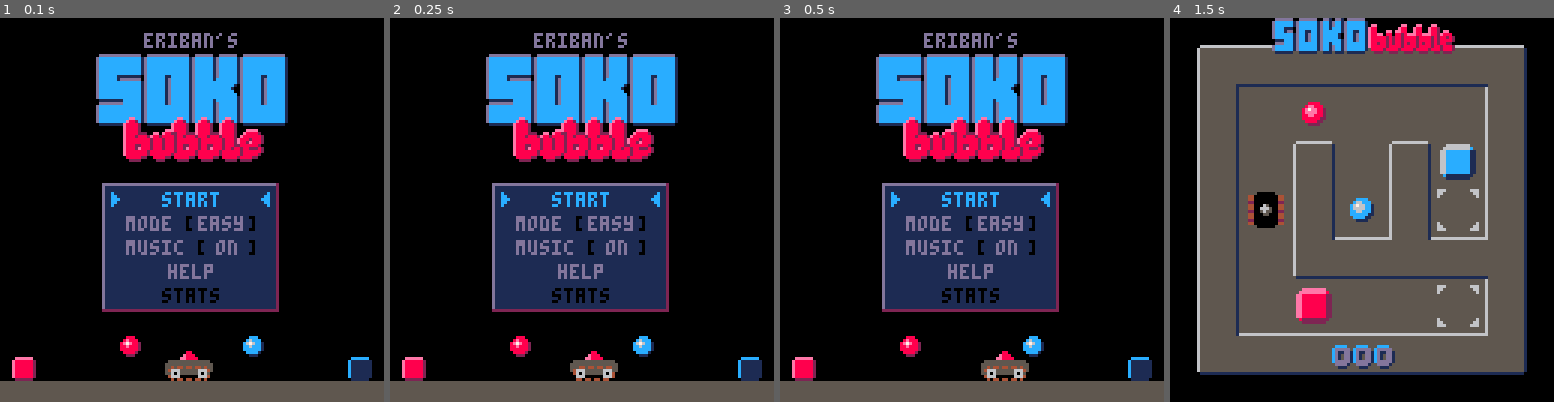
Above: before the commit, frames 1-4 (left to right).
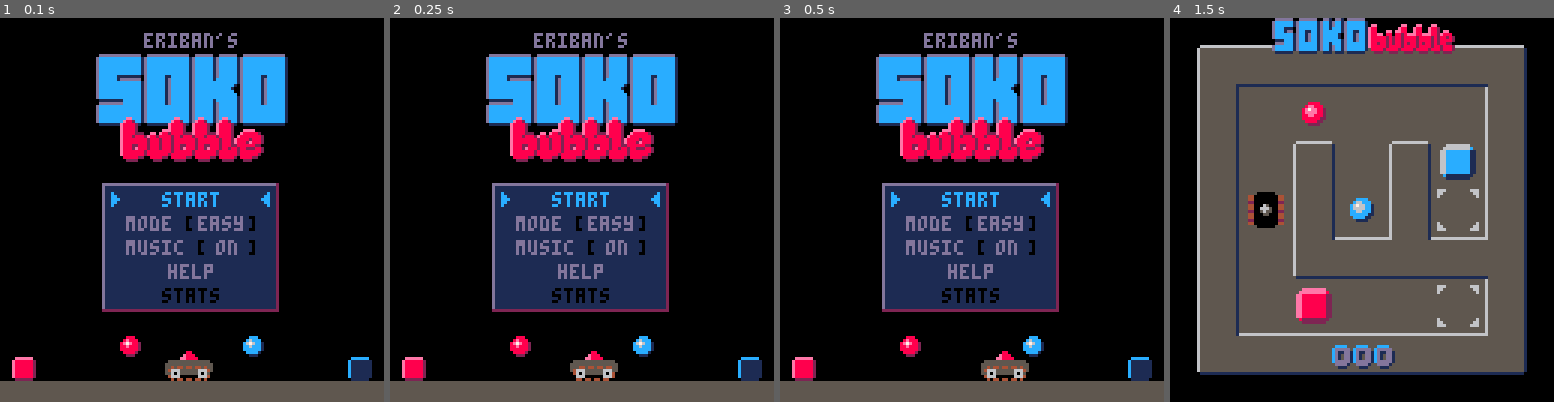
Above: after the commit, the same moments.

Repository: erwinbonsma/SokoBubbleP8
Game: PICO-8 cartridge sokobubble.p8
Two runs of this game, one before a commit and one after it. Both use one fixed random seed, a clock stepped at 60 frames per second and the inputs below.
Inputs:
- Up to frame 1 (0.1 s): no input
- Up to frame 2 (0.25 s): no input
- Up to frame 3 (0.5 s): tap O (Z key) at 0.33 s
- Up to frame 4 (1.5 s): tap O (Z key) at 0.7, 1.43 s; tap X (X key) at 1.07 s

The runs differ from the first frame. In frame 1, 1.5% of the frame differs, in the area x 31-68%, y 25-38%; in frame 2, 1.5%; in frame 3, 1.5%; in frame 4, nothing differs.

Commit message:
Tweak bubble-part of logo

Diff:
--- a/sokobubble.p8
+++ b/sokobubble.p8
@@ -1945,21 +1945,21 @@
 06cccc1006c99c1006c88c1006c33c1006cccc100c0000c0000cc000060cc060090cc090080cc080030cc0300c0cc0c00b3333100b3333100000000006cccc10
 00111100001111000011110000111100001111000cc00cc000000000066006600990099008800880033003300cc00cc008111180031111300000000006111160
 00000000000000000000000000000000000000000000000000000000000000000000000000000000000000000000000000000000000000000000000000000000
-000ee00000000000000ee000000ee000000ee000000000000dddddd00dddddd00dd10dd10dddddd0000000000000000000000000000000000000000000000000
-00e882000000000000e8820000e8820000e8820000000000dcccccc1dcccccc1dcc1dcc1dcccccc1000000000000000000000000000000000000000000000000
-0e888820000000000e8888200e8888200e88882000000000dcccccc1dcccccc1dcc1dcc1dcccccc10ee00000000ee000ee000ee0000000000000000000000000
-0e888820000000000e8888200e8888200e88882000000000dccc1110dcccccc1dcc1ccc1dcccccc1e880000000e8800e8800e882000000000dddddd00dddddd0
-0e8888200000000eee8888200e8888200e88882000eeee00dccc1dd0dcc11cc1dcccccc1dcc11cc1e88000ee0ee8800e8800e8820ee00000ddddd1dddd1ddddd
-0e888822200ee0e8822888222e8888222e8888200e888820dcccccc1dcc1dcc1dccccc10dcc1dcc1e88ee08808828eee88eee882e8880000dddd11dddd11dddd
-0e88828882e88288882882888288828882888820e8888882dcccccc1dcc1dcc1dccccc10dcc1dcc1e8888828288288882888828288282000ddd111dddd111ddd
-0e8888888828882888288888882888888828882e888288820111ccc1dcc1dcc1dcccccc1dcc1dcc1e8888828288288882888828288882000dd1111dddd1111dd
-0e8888888828882888288888882888888828882e882e88820dddccc1dcccccc1dcc1ccc1dcccccc1e8828828288282882828828288220000ddd111dddd111ddd
-0e8882288828882888288228882882288828882288888820dcccccc1dcccccc1dcc1dcc1dcccccc1e8888828888288882888828828882000dddd11dddd11dddd
-0e8882e888288828882882e8882882e88828828828822282dcccccc1dcccccc1dcc1dcc1dcccccc108888288882888828888288828882000ddddd1dddd1ddddd
-0e888888828888888828888882888888828888882888888201111110011111100111011101111110002220022200222002220022022200000dddddd00dddddd0
-0e888888828888888288888882888888828888882888882000000000000000000000000000000000000000000000000000000000000000000000000000000000
-00888882200888822088888220888882208888828888220000000000000000000000000000000000000000000000000000000000000000000000000000000000
-00022220000022200002222000022220000222202222000000000000000000000000000000000000000000000000000000000000000000000000000000000000
+00ee00000000000000ee000000ee000000ee0000000000000dddddd00dddddd00dd10dd10dddddd0000000000000000000000000000000000000000000000000
+0e882000000000000e8820000e8820000e88200000000000dcccccc1dcccccc1dcc1dcc1dcccccc1000000000000000000000000000000000000000000000000
+e888820000000000e8888200e8888200e888820000000000dcccccc1dcccccc1dcc1dcc1dcccccc10ee00000000ee000ee000ee0000000000000000000000000
+e888820000000000e8888200e8888200e888820000000000dccc1110dcccccc1dcc1ccc1dcccccc1e880000000e8800e8800e882000000000dddddd00dddddd0
+e8888200000000eee8888200e8888200e88882000eeee000dccc1dd0dcc11cc1dcccccc1dcc11cc1e88000ee0ee8800e8800e8820ee00000ddddd1dddd1ddddd
+e888822200ee0e8828888222e8888222e8888200e8888820dcccccc1dcc1dcc1dccccc10dcc1dcc1e88ee08808828eee88eee882e8880000dddd11dddd11dddd
+e88828882e88288882882888288828882888820e88888882dcccccc1dcc1dcc1dccccc10dcc1dcc1e8888828288288882888828288282000ddd111dddd111ddd
+e8888888828882888288888882888888828882e8888288820111ccc1dcc1dcc1dcccccc1dcc1dcc1e8888828288288882888828288882000dd1111dddd1111dd
+e8888888828882888288888882888888828882e8882e88820dddccc1dcccccc1dcc1ccc1dcccccc1e8828828288282882828828288220000ddd111dddd111ddd
+e88822888288828882882288828822888288822888888220dcccccc1dcccccc1dcc1dcc1dcccccc1e8888828888288882888828828882000dddd11dddd11dddd
+e8882e888288828882882e8882882e888288288288222882dcccccc1dcccccc1dcc1dcc1dcccccc108888288882888828888288828882000ddddd1dddd1ddddd
+e8888888288888888288888828888888288888828888888201111110011111100111011101111110002220022200222002220022022200000dddddd00dddddd0
+e8888888288888882888888828888888288888828888882000000000000000000000000000000000000000000000000000000000000000000000000000000000
+08888822008888220888882208888822088888208888220000000000000000000000000000000000000000000000000000000000000000000000000000000000
+00222200000222000022220000222200002222000222000000000000000000000000000000000000000000000000000000000000000000000000000000000000
 00000000000000000000000000000000000000000000000000000000000000000000000000000000000000000000000000000000000000000000000000000000
 00000000000000000000000000000000000000000000000000000000000000000000000000000000000000000000000000000000000000000000000000000000
 00000000000000000999000000009990000000000000000000000000000000000000044000000000000000424000000000000004240000000000000004400000
